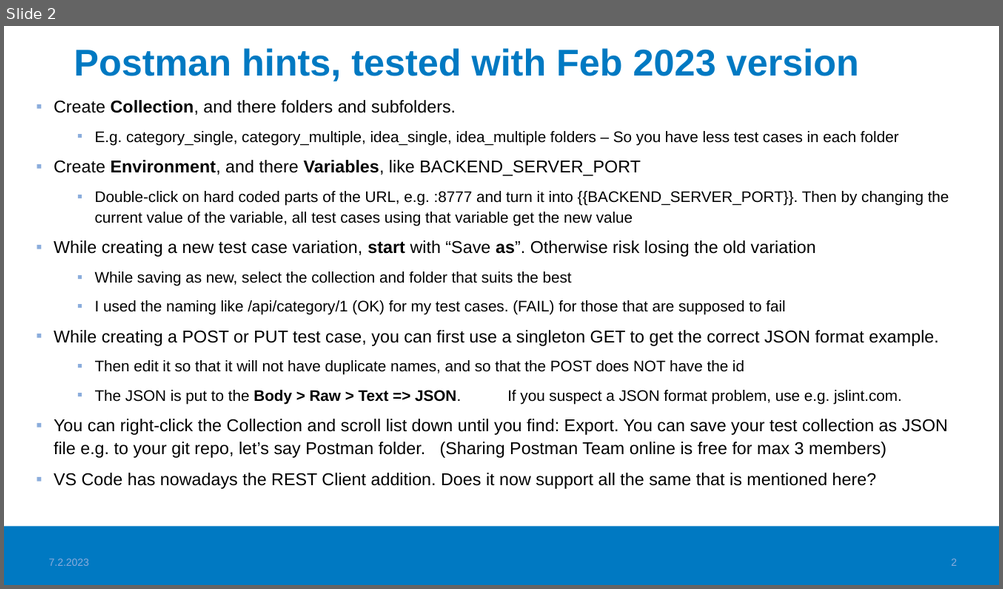
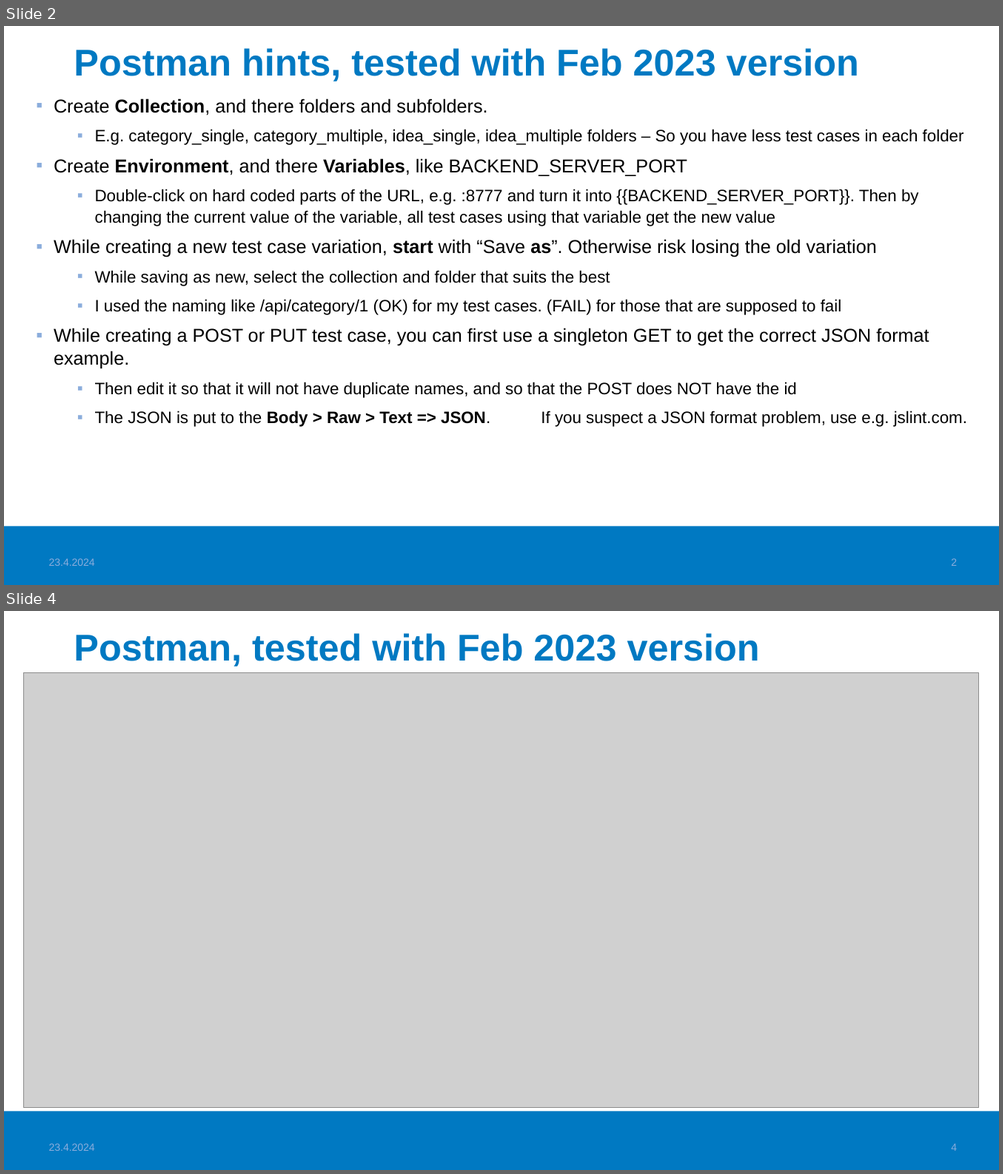
Before and after one commit to haagahelia/ohke-teknologiat, a slide deck: 05_es6_node/NodeJS_demo/10_postman/Postman_Hints.pptx. Shown one above the other, each under a label of ours: slide 2 before the commit, slides 2 and 4 after it; the slides between them are not shown. The pictures are 1003x589 and 1003x1174 pixels, drawn with LibreOffice and Linux fonts; fonts in the diff are those of the drawing; grey boxes stand for pictures; background and template pictures are left out. Boxes give left, top, right and bottom in pixels: in the first picture for what was removed or moved away, otherwise in the second. Text is boxed around its words. In the diff, an @@ line names an element or a change of style, - is before the commit and + after.

Commit message:
PostMan hints upd

```diff
--- a/05_es6_node/NodeJS_demo/10_postman/Postman_Hints.pptx
+++ b/05_es6_node/NodeJS_demo/10_postman/Postman_Hints.pptx
@@ slide 4 added at bbox=[4, 611, 999, 1170], background #FFFFFF; not listed: 1 template element that a slide beside it also shows @@
@@ title added at bbox=[74, 633, 760, 667], 36 pt, text #0079C2, bold @@
+Postman, tested with Feb 2023 version
@@ picture added at bbox=[24, 673, 979, 1108] @@
@@ text added at bbox=[49, 1144, 95, 1151], 10 pt, text #8BADDC @@
+23.4.2024
@@ page number added at bbox=[950, 1144, 956, 1151], 10 pt, text #8BADDC @@
+4
@@ slide 2 changed as well @@
@@ text "Create Collection, and there folders ..." at bbox=[54, 99, 967, 427]: size 16.6 to 18 pt in "Create Collection, and there folders and subfolders.", "Create Environment, and there Variables, like BACKEND_SERVER ...", "While creating a new test case variation, ...", "While creating a POST or PUT test ..."; size 14.8 to 16 pt in "E.g. category_single, category_multiple, idea_single, idea_m ...", "Double-click on hard coded parts of the ...", "While saving as new, select the collection ...", "I used the naming like /api/category/1 (OK) ..." and 2 more places @@
@@ text at bbox=[54, 419, 948, 489]: paragraphs removed @@
-▪ You can right-click the Collection and scroll list down until you find: Export. You can save your test collection as JSON file e.g. to your git repo, let’s say Postman folder. (Sharing Postman Team online is free for max 3 members)
-▪ VS Code has nowadays the REST Client addition. Does it now support all the same that is mentioned here?
@@ text at bbox=[49, 559, 95, 566]: text changed @@
-7.2.2023
+23.4.2024
```
Also in this commit, not shown: 1 other slide changed, 1 other slide added, 1 other file.
